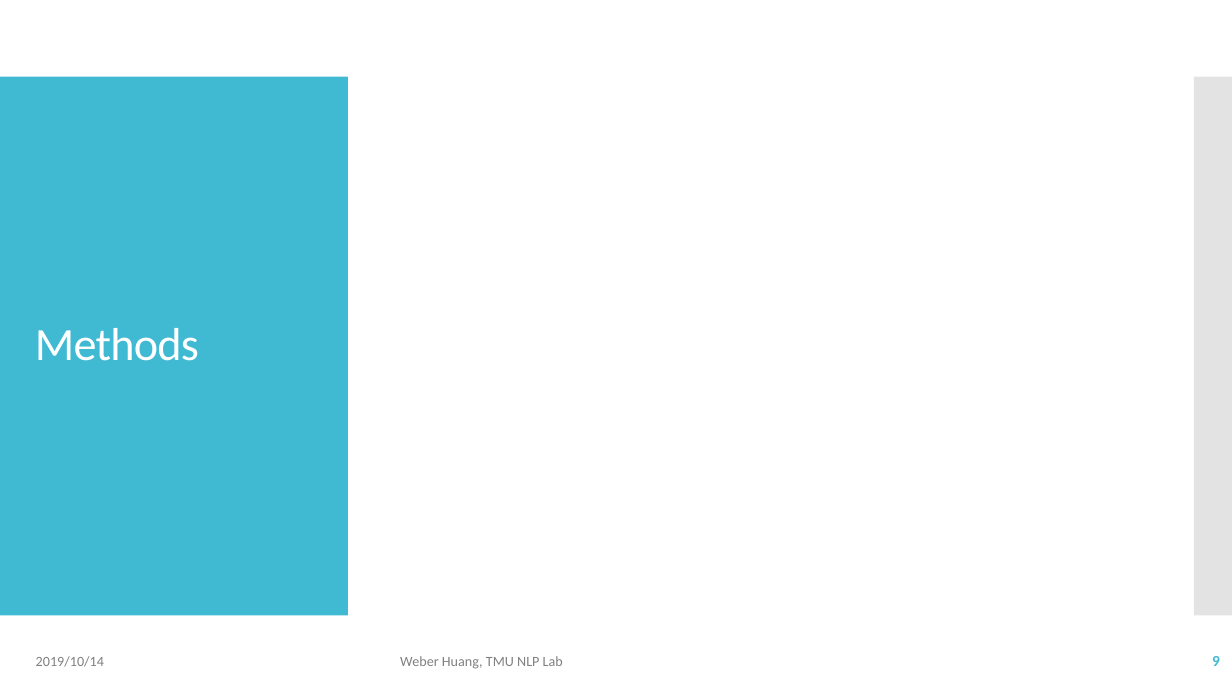
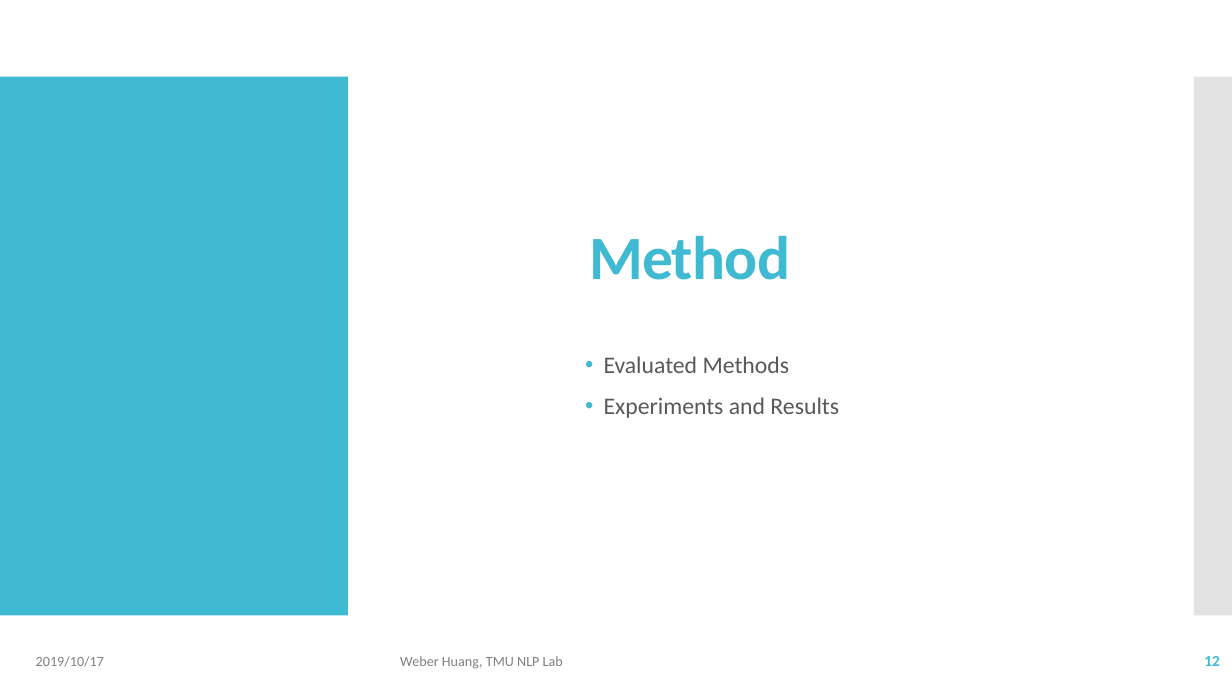
Before and after one commit to Weber12321/TMU-GIDS, a slide deck: slide 12 of Lab/Paper survey I.pptx (slide 9 before the commit). Drawn at 1232x693 pixels with LibreOffice and Linux fonts; fonts in the diff are those of the drawing. Boxes give left, top, right and bottom in pixels: in the first picture for what was removed or moved away, otherwise in the second. Text is boxed around its words. In the diff, an @@ line names an element or a change of style, - is before the commit and + after.

```diff
--- a/Lab/Paper survey I.pptx
+++ b/Lab/Paper survey I.pptx
@@ title added at (589, 236, 790, 280), 48 pt, text #40BAD2, bold @@
+Method
@@ title removed at (35, 328, 199, 361) @@
-Methods
@@ text added at (604, 356, 839, 418), 18.5 pt, text #595959 @@
+• Evaluated Methods
+• Experiments and Results
@@ text at (36, 656, 104, 667): text changed @@
-2019/10/14
+2019/10/17
@@ page number at (1204, 656, 1220, 666): text changed @@
-9
+12
```
Also in this commit, not shown: 10 other slides changed, 9 slides added, 1 slide removed, 6 other files.
